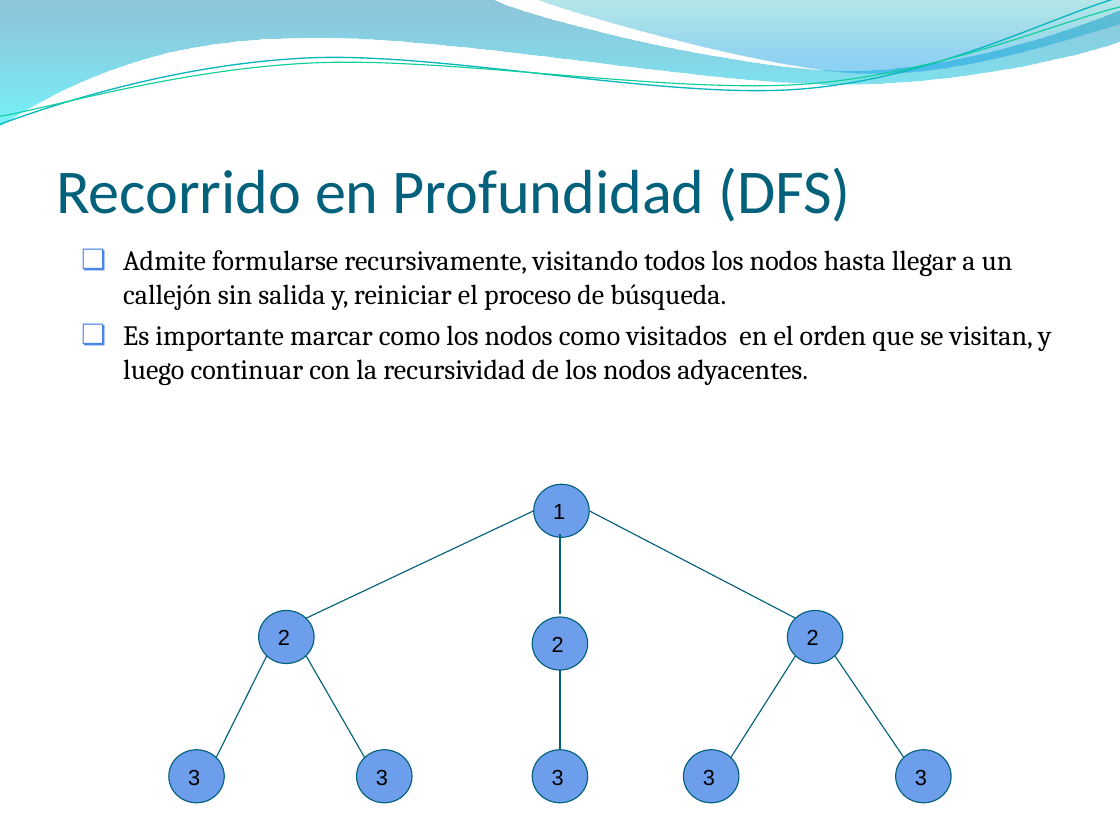
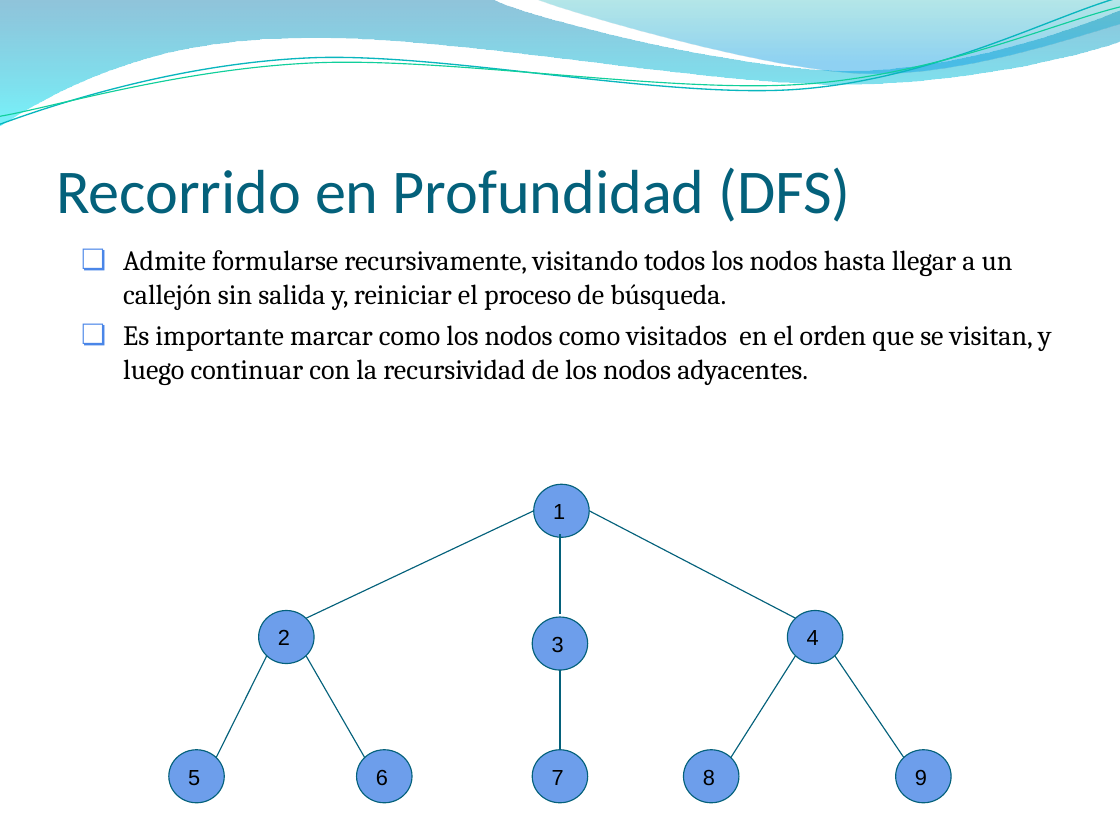
Before and after one commit to NicolasPerezUNLaSMN/PROG_II_UADE_JAVA, a slide deck: slide 15 of Clase X - Grafos, representaciones y recorridos básicos/Clase de Grafos.pptx (slide 16 before the commit). Drawn at 1120x840 pixels with LibreOffice and Linux fonts; fonts in the diff are those of the drawing; background and template pictures are left out. Boxes give left, top, right and bottom in pixels: in the first picture for what was removed or moved away, otherwise in the second. Text is boxed around its words. In the diff, an @@ line names an element or a change of style, - is before the commit and + after.

```diff
--- a/Clase X - Grafos, representaciones y recorridos básicos/Clase de Grafos.pptx
+++ b/Clase X - Grafos, representaciones y recorridos básicos/Clase de Grafos.pptx
@@ text in ellipse at (x1=552, y1=636, x2=564, y2=653): text changed @@
-2
+3
@@ text in ellipse at (x1=807, y1=630, x2=819, y2=645): text changed @@
-2
+4
@@ text in ellipse at (x1=188, y1=770, x2=200, y2=786): text changed @@
-3
+5
@@ text in ellipse at (x1=376, y1=770, x2=388, y2=786): text changed @@
-3
+6
@@ text in ellipse at (x1=552, y1=770, x2=564, y2=785): text changed @@
-3
+7
@@ text in ellipse at (x1=703, y1=769, x2=715, y2=786): text changed @@
-3
+8
@@ text in ellipse at (x1=915, y1=769, x2=927, y2=786): text changed @@
-3
+9
```
Also in this commit, not shown: 2 other slides changed, 2 slides added, 1 slide removed, 17 other files.
